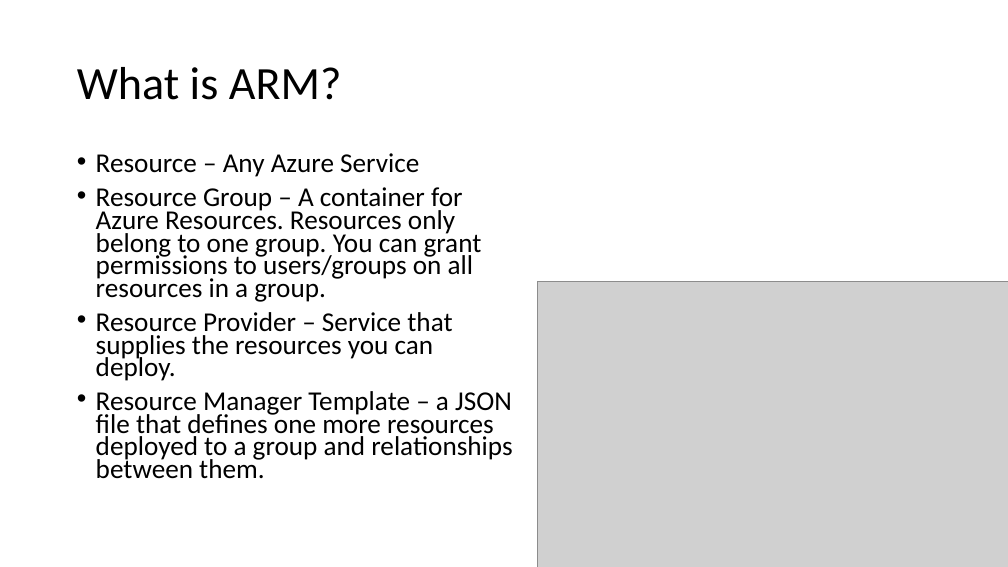
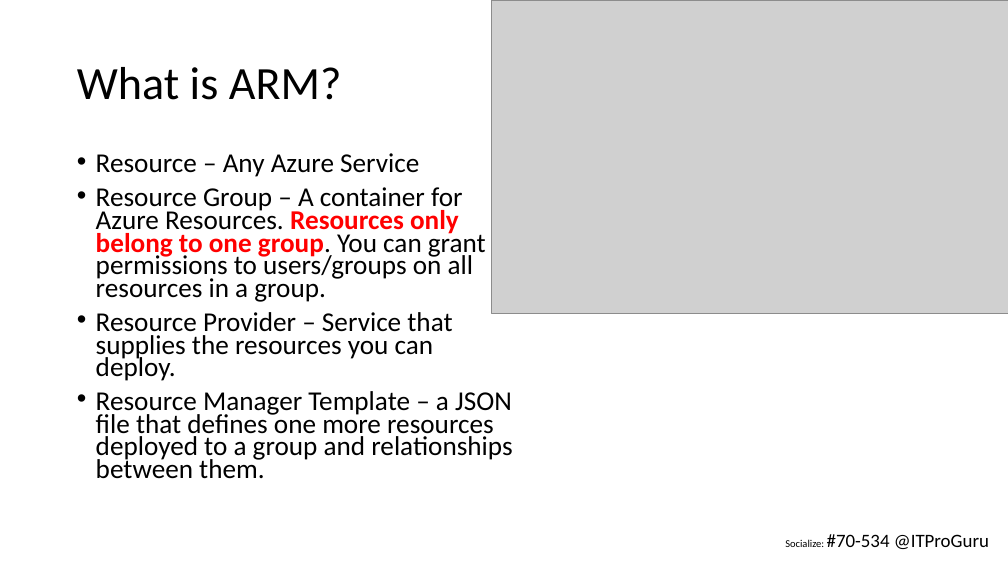
Before and after one commit to michaelsrichter/70534ExamPrep, a slide deck: slide 23 of Decks/70-534_NYC_Compute_Arch_Final.pptx. Drawn at 1008x567 pixels with LibreOffice and Linux fonts; fonts in the diff are those of the drawing; grey boxes stand for pictures. Boxes give left, top, right and bottom in pixels: in the first picture for what was removed or moved away, otherwise in the second. Text is boxed around its words. In the diff, an @@ line names an element or a change of style, - is before the commit and + after.

```diff
--- a/Decks/70-534_NYC_Compute_Arch_Final.pptx
+++ b/Decks/70-534_NYC_Compute_Arch_Final.pptx
@@ picture: place and size @@
-picture at box(538, 281, 1008, 567)
+picture at box(492, 0, 1008, 313)
@@ text at box(96, 187, 486, 302): text colour #000000 to #FF0000, bold on in "Resources only belong to one group." @@
@@ text added at box(785, 534, 989, 549), 18 pt, text #000000 @@
+Socialize: #70-534 @ITProGuru
```
Also in this commit, not shown: 26 other slides changed.
